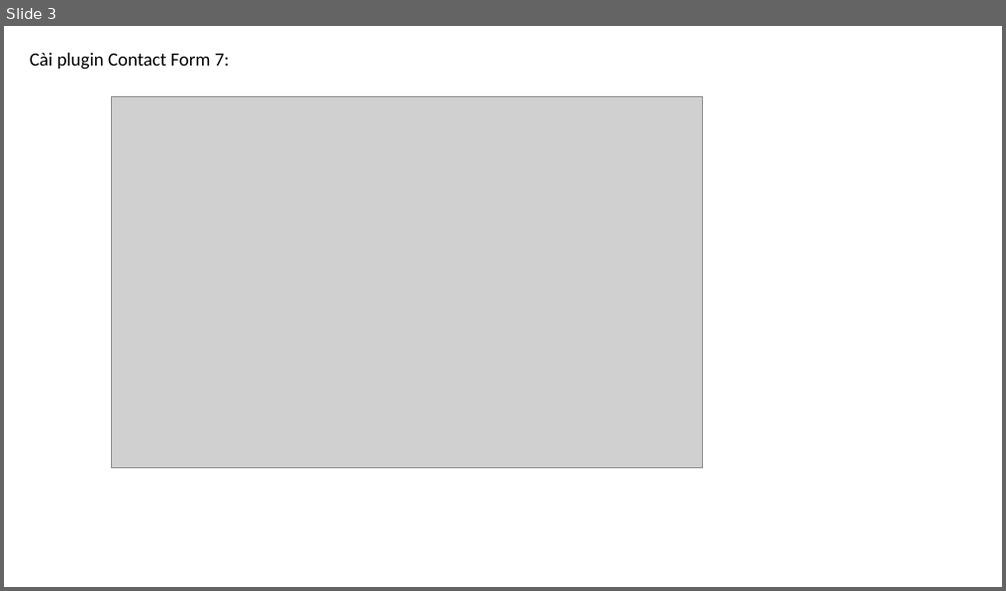
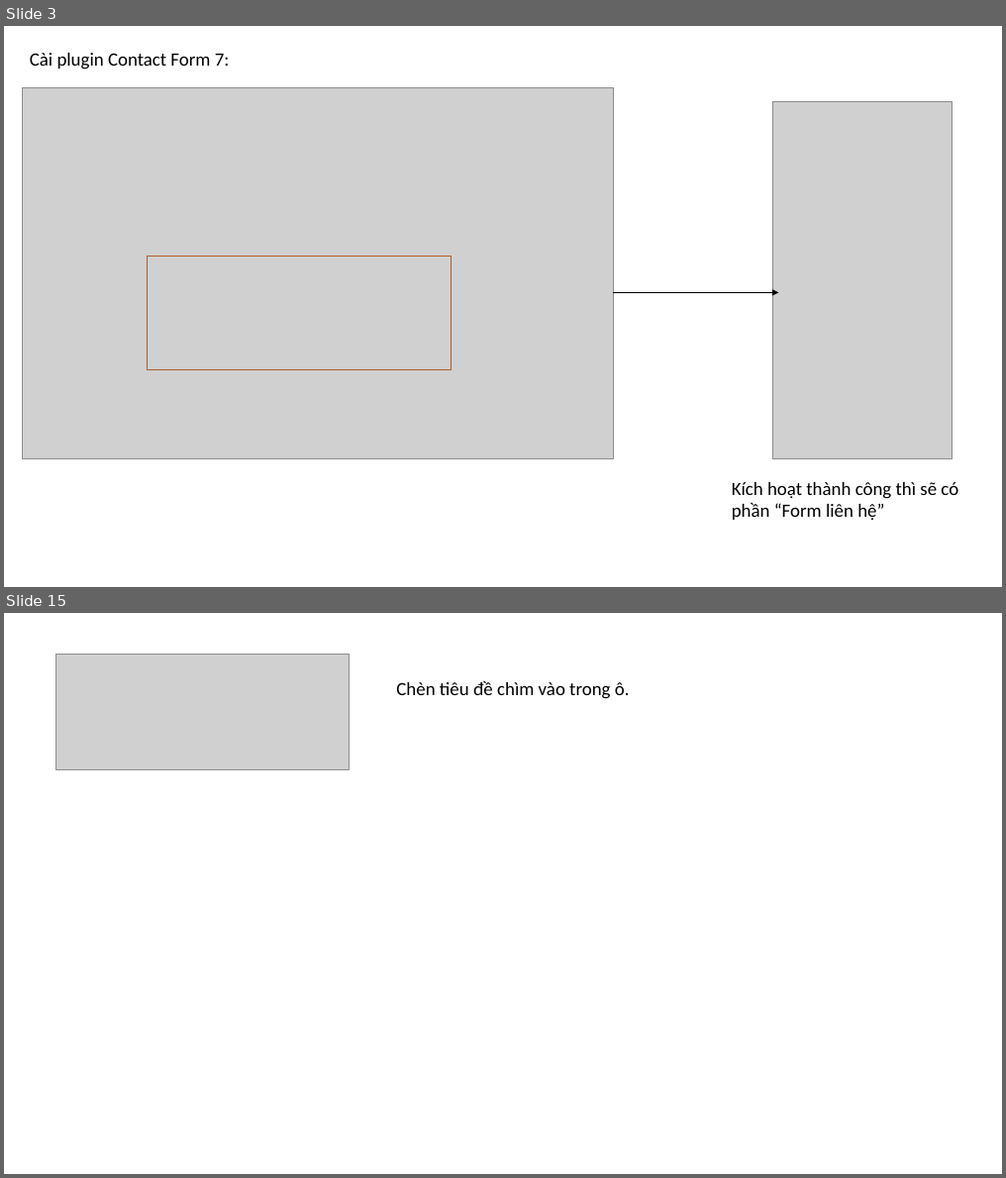
Before and after one commit to DangVanDoan05/WordPress, a slide deck: Tạo trang liên hệ trong WebSite.pptx. Shown one above the other, each under a label of ours: slide 3 before the commit, slides 3 and 15 after it; the slides between them are not shown. The pictures are 1006x591 and 1006x1178 pixels, drawn with LibreOffice and Linux fonts; fonts in the diff are those of the drawing; grey boxes stand for pictures. Boxes give left, top, right and bottom in pixels: in the first picture for what was removed or moved away, otherwise in the second. Text is boxed around its words. In the diff, an @@ line names an element or a change of style, - is before the commit and + after.

```diff
--- a/Tạo trang liên hệ trong WebSite.pptx
+++ b/Tạo trang liên hệ trong WebSite.pptx
@@ slide 15 added at (4, 613, 1002, 1174), background #FFFFFF @@
@@ picture added at (55, 655, 350, 769) @@
@@ text added at (396, 680, 630, 699), 18 pt, text #000000 @@
+Chèn tiêu đề chìm vào trong ô.
@@ slide 3 changed as well @@
@@ picture: place and size @@
-picture at (112, 97, 703, 469)
+picture at (22, 88, 614, 460)
@@ picture added at (772, 101, 951, 460) @@
@@ rectangle added at (147, 257, 450, 370), outline #AF5C24 1 pt @@
@@ arrow added from (614, 292) to (779, 292), #000000 0.5 pt @@
@@ text added at (732, 482, 958, 520), 18 pt, text #000000 @@
+Kích hoạt thành công thì sẽ có phần “Form liên hệ”
```
Also in this commit, not shown: 2 other slides changed, 24 other slides added, 7 slides removed.
